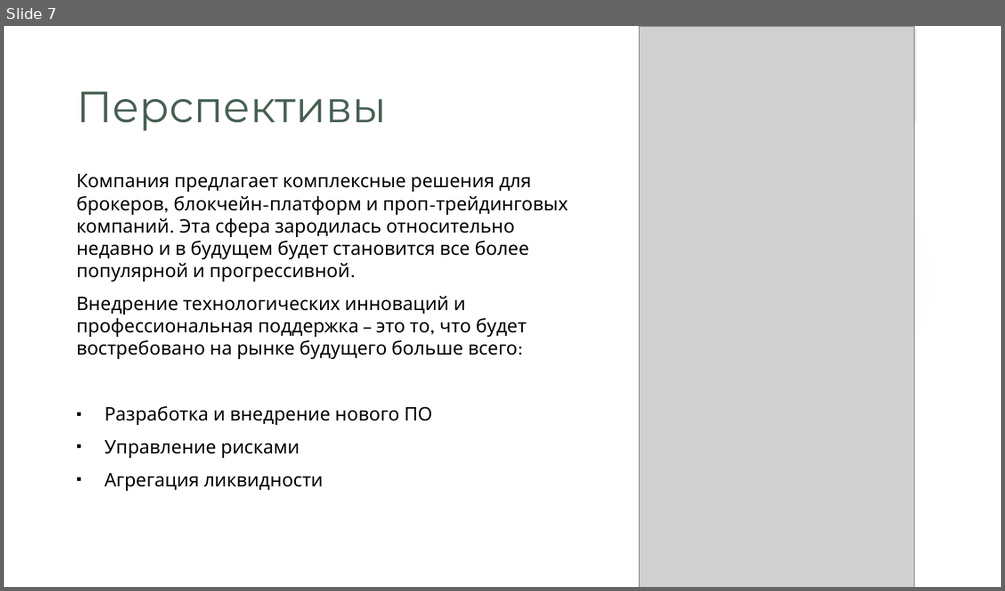
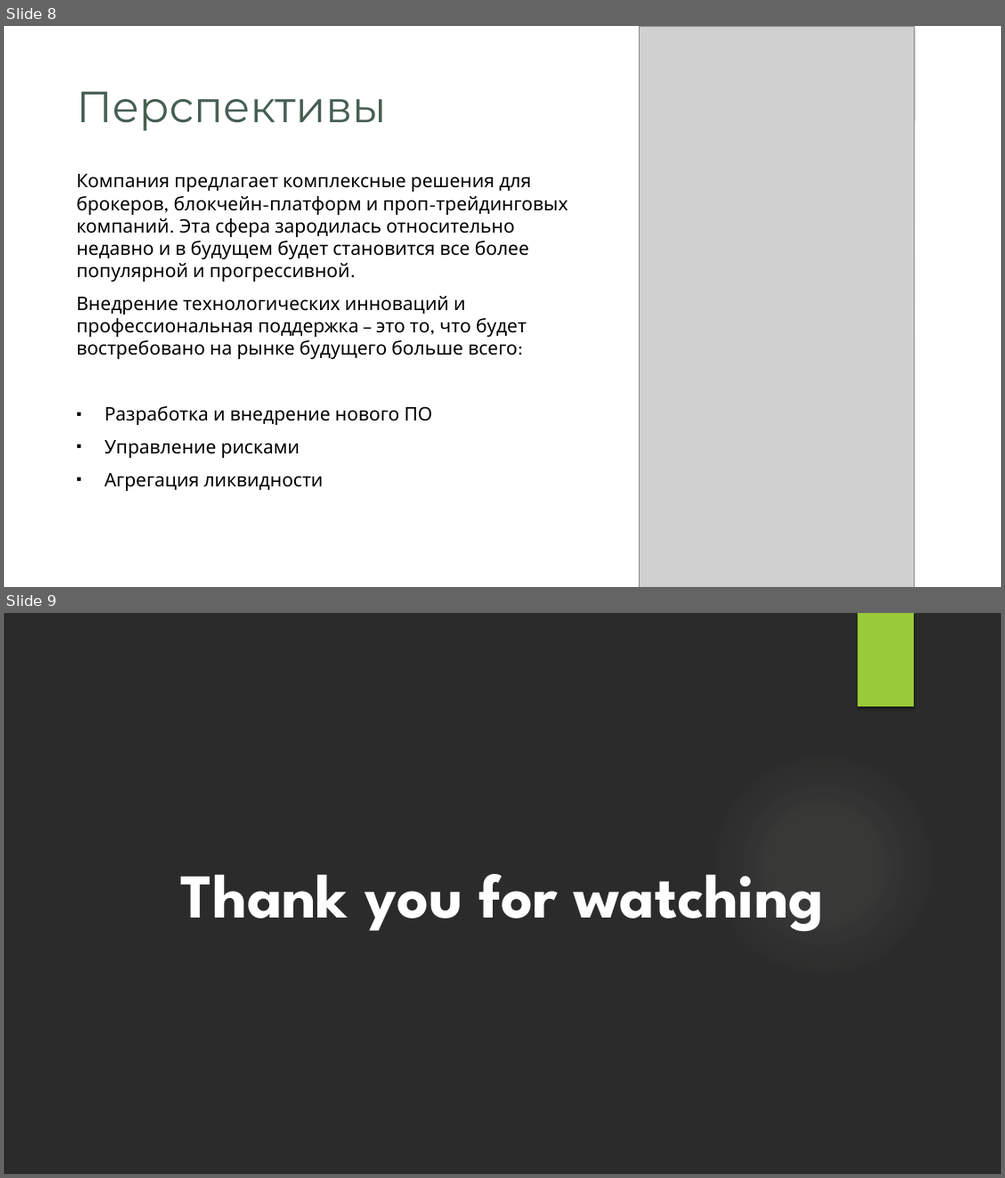
Before and after one commit to kharbacheuski/BSUIR_LABS, a slide deck: 5_term/МППиУ/SOFT_FX_PRES_2.pptx. Shown one above the other, each under a label of ours: slide 7 before the commit, slides 8 and 9 after it. The pictures are 1005x591 and 1005x1178 pixels, drawn with LibreOffice and Linux fonts; fonts in the diff are those of the drawing; grey boxes stand for pictures; background and template pictures are left out; a plain dark background stands for a picture behind light text. Boxes give left, top, right and bottom in pixels: in the first picture for what was removed or moved away, otherwise in the second. Text is boxed around its words. In the diff, an @@ line names an element or a change of style, - is before the commit and + after.

```diff
--- a/5_term/МППиУ/SOFT_FX_PRES_2.pptx
+++ b/5_term/МППиУ/SOFT_FX_PRES_2.pptx
@@ slide 9 added at [4,613,1001,1174], background picture (left out); not listed: 2 template elements that a slide beside it also shows @@
@@ text added at [181,874,824,932], 60 pt, text #FFFFFF, bold @@
+Thank you for watching
@@ what was slide 7 is now slide 8 @@
```
Also in this commit, not shown: 3 slides changed, 2 other slides added, 1 slide removed, 4 other files.
